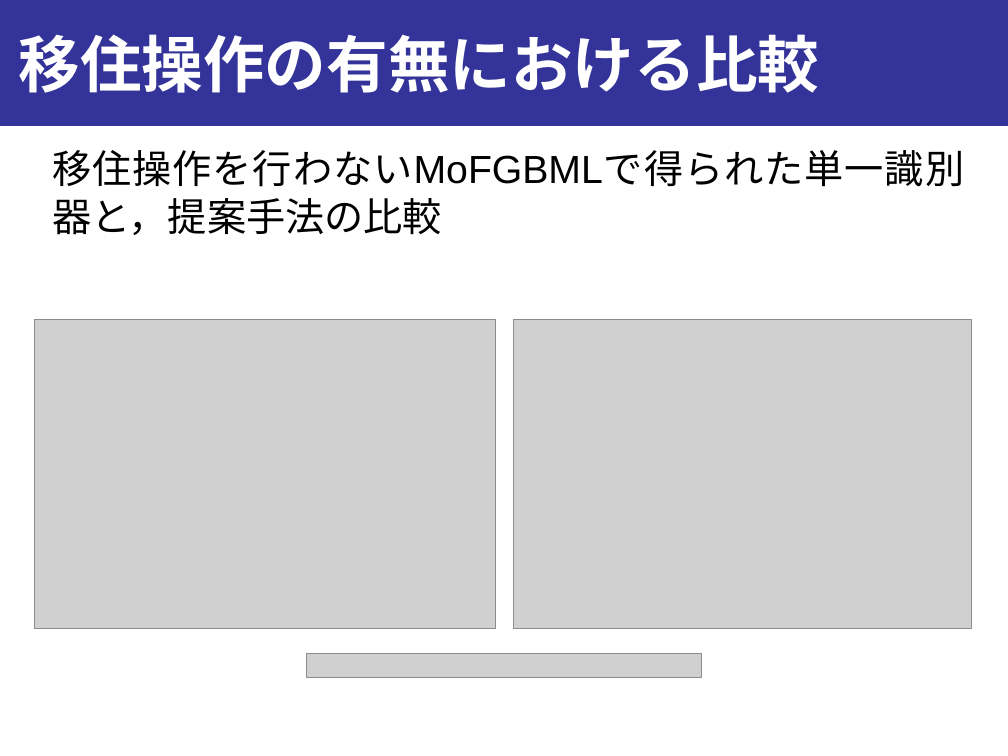
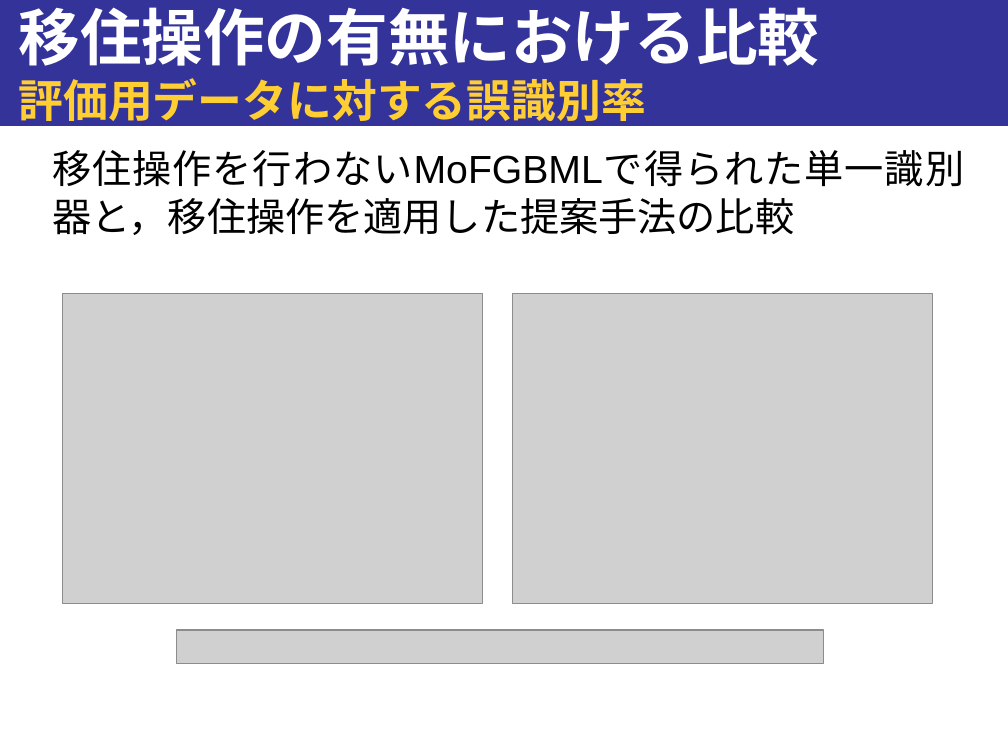
Before and after one commit to onikUone/Junior_slides, a slide deck: slide 16 of スライド_v1.pptx (slide 15 before the commit). Drawn at 1008x756 pixels with LibreOffice and Linux fonts; fonts in the diff are those of the drawing; grey boxes stand for pictures. Boxes give left, top, right and bottom in pixels: in the first picture for what was removed or moved away, otherwise in the second. Text is boxed around its words. In the diff, an @@ line names an element or a change of style, - is before the commit and + after.

```diff
--- a/スライド_v1.pptx
+++ b/スライド_v1.pptx
@@ title at <box>18,7,819,129</box>: text changed; size 44 to 32 pt; text colour #FFFFFF to #FFCE33 @@
-移住操作の有無における比較
+移住操作の有無における比較
+評価用データに対する誤識別率
@@ text at <box>52,150,964,235</box>: text changed @@
-移住操作を行わないMoFGBMLで得られた単一識別器と，提案手法の比較
+移住操作を行わないMoFGBMLで得られた単一識別器と，移住操作を適用した提案手法の比較
@@ picture: place and size @@
-picture at <box>34,320,496,629</box>
+picture at <box>64,294,484,604</box>
@@ picture: place and size @@
-picture at <box>513,320,972,629</box>
+picture at <box>512,294,932,604</box>
@@ picture added at <box>176,630,824,663</box> @@
@@ picture removed at <box>306,654,702,678</box> @@
```
Also in this commit, not shown: 5 other slides changed, 5 slides added, 7 other files.
